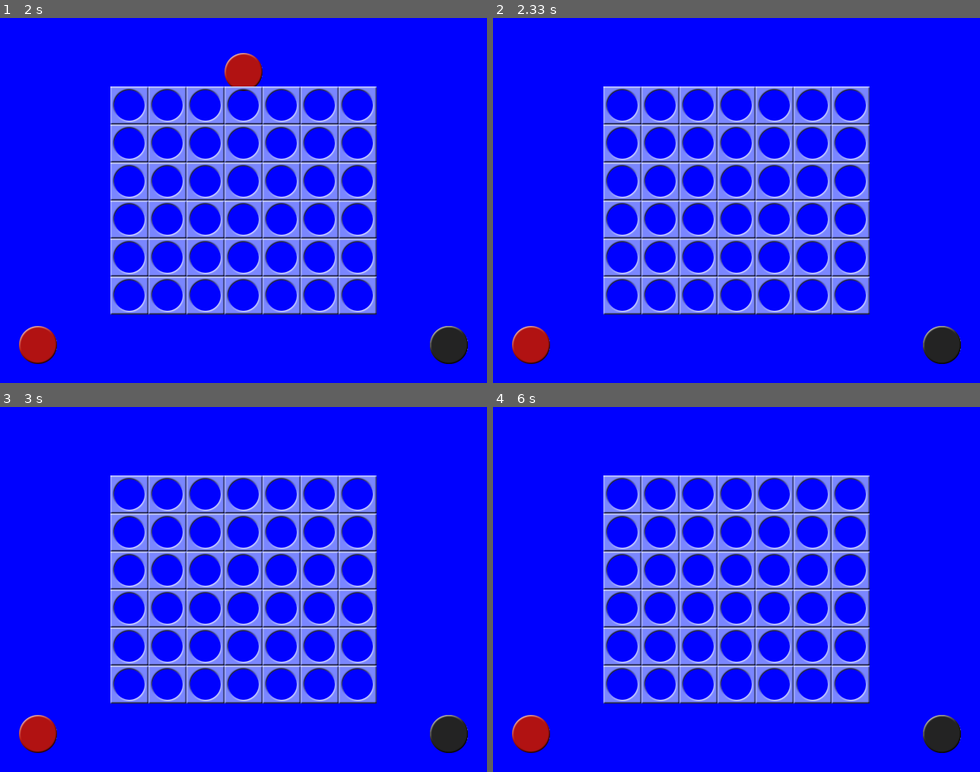
Above: before the commit, frames 1-4 (two rows, left to right).
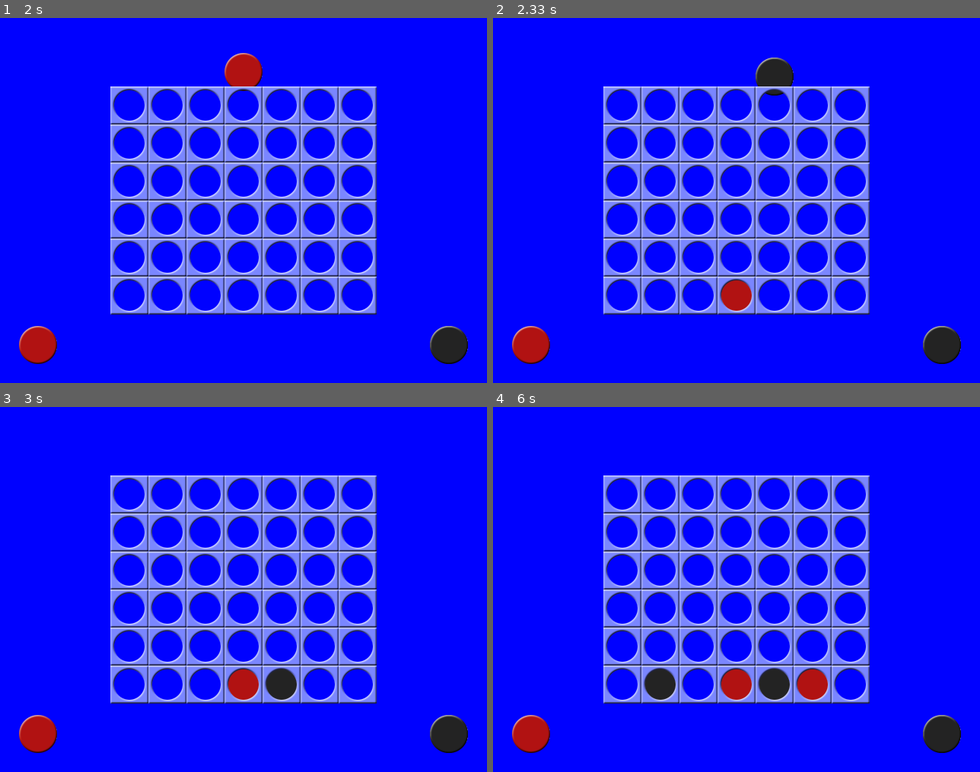
Above: after the commit, the same moments.

Repository: roeje/CIS457-Project3
Game: pygame game, started from c4demo.py
The game is run twice, just before and just after one commit, with the same random seed, the same clock (stepped at 60 frames per second) and the same inputs. The source is Python 2; it was converted automatically to run under Python 3.
Inputs (mouse positions are in pixels of both pictures, inside the frame that each line leads up to):
- Up to frame 1 (2 s): press the mouse at (38, 346) at 0.37 s; move the mouse to (63, 244) at 0.47 s; release the mouse at (92, 145) at 0.6 s; press the mouse at (38, 346) at 1.7 s; move the mouse to (141, 207) at 1.8 s; release the mouse at (248, 69) at 1.93 s
- Up to frame 2 (2.33 s): no input
- Up to frame 3 (3 s): no input
- Up to frame 4 (6 s): press the mouse at (531, 735) at 4.87 s; move the mouse to (678, 600) at 4.97 s; release the mouse at (829, 469) at 5.1 s

Frame 1 is identical in both runs. In frame 2, 1.0% of the frame differs, in the area x 46-62%, y 10-81%; in frame 3, 0.8%; in frame 4, 1.7%, in the area x 31-69%, y 71-81%.

Commit message:
gui works and stuff

Diff:
--- a/c4_gui/pygameGUI.py
+++ b/c4_gui/pygameGUI.py
@@ -32,7 +32,7 @@
         BLACK = 'black'
         EMPTY = -1
         playerOne = 1
-        playerTwo = 2
+        playerTwo = 0
 
         pygame.init()
         self.FPSCLOCK = pygame.time.Clock()
@@ -188,13 +188,14 @@
 
         # draw tokens
         spaceRect = pygame.Rect(0, 0, SPACESIZE, SPACESIZE)
-        for y in range(BOARDWIDTH):
-            for x in range(BOARDHEIGHT):
-                spaceRect.topleft = (XMARGIN + (x * SPACESIZE), YMARGIN + (y * SPACESIZE))
+        for y in range(0, BOARDWIDTH):
+            for x in range(0, BOARDHEIGHT):
+                spaceRect.topleft = (XMARGIN + (y * SPACESIZE), YMARGIN + ((5 - x) * SPACESIZE))
+                #spaceRect.topleft = (YMARGIN + (y * SPACESIZE), XMARGIN + (x * SPACESIZE))
                 # print "Board at: " + str(x) + ", " + str(y) + " = " + str(board[x][y])
-                if board[x][y] == playerOne:
+                if board[x][y] == playerTwo:
                     self.DISPLAYSURF.blit(self.REDTOKENIMG, spaceRect)
-                elif board[x][y] == BLACK:
+                elif board[x][y] == playerOne:
                     self.DISPLAYSURF.blit(self.BLACKTOKENIMG, spaceRect)
 
         # draw the extra token
--- a/c4_lib/c4_engine.py
+++ b/c4_lib/c4_engine.py
@@ -117,8 +117,8 @@
 
     # Check winning all winning conditions on entire board.
     def check_winner(self):
-        if (self.check_ver() or self.check_hor() or self.check_diag_left() or self.check_diag_right()):
-            return self.winner
+        # if (self.check_ver() or self.check_hor() or self.check_diag_left() or self.check_diag_right()):
+        #     return self.winner
         if (self.check_full_board()):
             return -5
         return -1
--- a/c4demo.py
+++ b/c4demo.py
@@ -4,6 +4,7 @@
 import sys
 import random, copy, sys, pygame
 from pygame.locals import *
+from random import randint
 
 def main():
     game = c4_engine.Game(6, 7, 4)
@@ -36,9 +37,11 @@
             turn = playerTwo  # switch to other player's turn
         else:
             print 'Player Two Turn:'
-            if showHelp:
-                # turn off help arrow after the first move
-                showHelp = False
+            column = randint(0, 5)
+            gui.animateDroppingToken(game.board, column, 'black')
+            game.place_token(turn, column)
+            gui.drawBoard(game.board)
+            gui.display_update()
             if game.check_winner() == playerTwo:
 
                 print 'Winner Found: Player Two'
